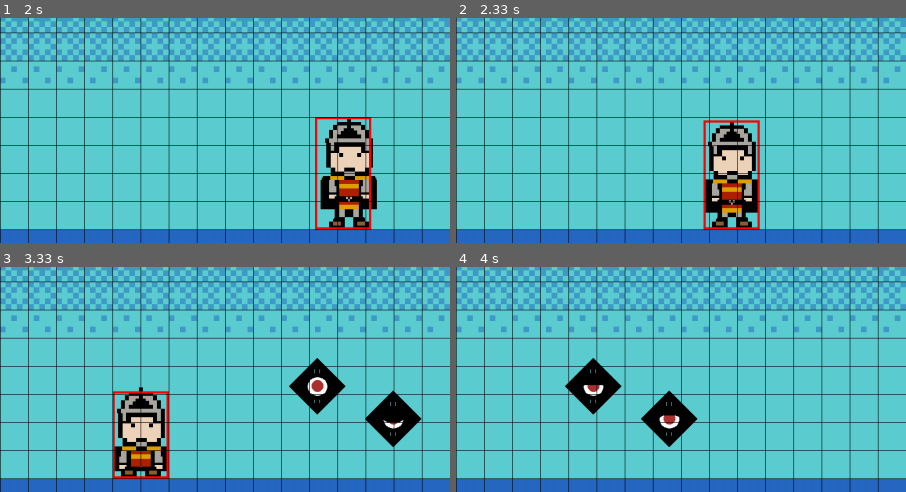
Above: before the commit, frames 1-4 (two rows, left to right).
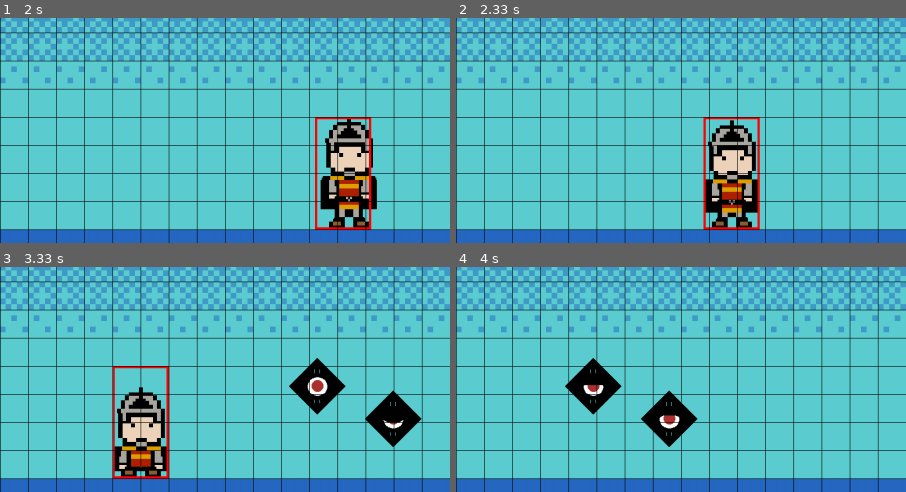
Above: after the commit, the same moments.

Repository: alo40/pygame_pininos
Game: pygame game, started from pininos_main.py
Same seed, same stepped clock (60 frames per second), same inputs: the game is played once before the commit and once after it.
Inputs:
- Up to frame 1 (2 s): tap Space at 0.33 s; hold Right 0.67-1.13 s; hold Right 1.17-1.63 s; hold Left from 1.67 s (still down)
- Up to frame 2 (2.33 s): release Left at 2.2 s; hold Down from 2.23 s (still down)
- Up to frame 3 (3.33 s): release Down at 2.53 s; hold Left 2.57-2.97 s; hold Down from 3 s (still down)
- Up to frame 4 (4 s): release Down at 3.63 s; hold Down from 3.67 s (still down)
The pictures show only the part of the screen within x 0-50%, y 28-78%; the shares and areas given below are measured in that part.

Frame 1 is identical in both runs. In frame 2, 0.3% of the frame differs, in the area x 54-68%, y 44-47%; in frame 3, 0.4%, in the area x 25-38%, y 44-57%; in frame 4, nothing differs.

Commit message:
updated collision detection using mask

Diff:
--- a/pininos_main.py
+++ b/pininos_main.py
@@ -21,7 +21,7 @@
 
 import pygame as pg
 import pandas as pd
-import numpy as np
+# import numpy as np
 import matplotlib.pyplot as plt
 # import time  # using better the pygame time
 import csv
@@ -85,9 +85,10 @@
         self.frames = standing_frames + crouching_frames + jumping_frames
         self.frame_index = 0
 
-        # create image and rect
+        # create image, rect and mask
         self.image = self.frames[self.frame_index]
         self.rect = self.image.get_rect(midbottom=(200, screen_height - ground_height))
+        self.mask = pg.mask.from_surface(self.image)
 
         # save original rect height and bottom (used in rect resize method)
         self.rect_original_height = self.rect.height
@@ -103,8 +104,12 @@
         self.walking()
         self.jumping()
 
+        # update mask
+        self.mask = pg.mask.from_surface(self.image)
+
         # only for testing
         self.draw_boundaries()
+        # self.draw_mask_outline()
 
     def standing(self):
 
@@ -146,8 +151,8 @@
             self.frame_index = int(self.jump_force/self.jump_force_max * 8) + 3
             self.image = self.frames[self.frame_index]
 
-            # crouching animation (dynamic)
-            self.image, self.rect = self.resize_rect()
+            # # crouching animation (dynamic)
+            # self.image, self.rect = self.resize_rect()
 
         elif not self.action == Action.JUMPING:
 
@@ -189,7 +194,17 @@
         rect_y = self.rect.y
         rect_width = self.rect.width
         rect_height = self.rect.height
-        pg.draw.rect(screen, 'Red', pg.Rect(rect_x, rect_y, rect_width, rect_height), 4)
+        pg.draw.rect(screen, 'red', pg.Rect(rect_x, rect_y, rect_width, rect_height), 4)
+
+    # def draw_mask_outline(self):
+    #     olist = self.mask.outline()
+    #     mask_surface = pg.Surface((100, 200), pg.SRCALPHA)
+    #     pg.draw.lines(mask_surface, (200, 150, 150), True, olist)
+    #     # mask = pg.mask.from_surface(self.image)
+    #
+    #     # mask_surface.fill((0, 0, 0, 0))
+    #     # pg.draw.rect(mask_surface, pg.Color('green'), mask.re)
+    #     # mask_surface.blit(self.mask, self.o)
 
     def resize_rect(self):
 
@@ -228,7 +243,7 @@
         elif game_mode == Game.DAY_2:
             self.move_speed = 10
         else:  # default DAY_1
-            self.move_speed = 8
+            self.move_speed = 8  # default 8
 
         # parameter used for the score
         self.hero_dodge = False
@@ -261,6 +276,7 @@
         # create Enemy_x image and rect
         self.image = self.frames[self.frame_index]
         self.rect = self.image.get_rect(bottomright=(rand_position_x, rand_position_y))
+        self.mask = pg.mask.from_surface(self.image)
 
     def update(self):
 
@@ -321,8 +337,8 @@
     pg.display.set_caption('pininos')
 
     # create fonts
-    game_active_font = pg.font.Font('font/Pixeltype.ttf', 50)
-    game_over_font = pg.font.Font('font/Pixeltype.ttf', 200)
+    game_font_small = pg.font.Font('font/Pixeltype.ttf', 50)
+    game_font_big = pg.font.Font('font/Pixeltype.ttf', 200)
 
     # create clock object to control the frame rates
     game_clock = pg.time.Clock()
@@ -419,17 +435,17 @@
             screen.fill(fill_color)
 
             # game over text (big font)
-            game_mode_text = game_over_font.render(text_message, True, text_color)
+            game_mode_text = game_font_big.render(text_message, True, text_color)
             game_mode_rect = game_mode_text.get_rect(center=(screen_width / 2, screen_height / 2))
             screen.blit(game_mode_text, game_mode_rect)
 
             # restart text (small font)
-            game_restart_text = game_active_font.render(f"press ENTER to restart", True, text_color)
+            game_restart_text = game_font_small.render(f"press ENTER to restart", True, text_color)
             game_restart_rect = game_restart_text.get_rect(center=(screen_width / 2, (screen_height / 2) + 100))
             screen.blit(game_restart_text, game_restart_rect)
 
             # print music credit
-            text_screen = game_active_font.render(text_music, False, text_color)
+            text_screen = game_font_small.render(text_music, False, text_color)
             screen.blit(text_screen, (1000, 750))
 
             # Get the state of the keyboard
@@ -479,17 +495,17 @@
             screen.fill(fill_color)
 
             # game over text (big font)
-            game_mode_text = game_over_font.render(text_message, True, text_color)
+            game_mode_text = game_font_big.render(text_message, True, text_color)
             game_mode_rect = game_mode_text.get_rect(center=(screen_width / 2, screen_height / 2))
             screen.blit(game_mode_text, game_mode_rect)
 
             # restart text (small font)
-            game_restart_text = game_active_font.render(f"press SPACE to continue", True, text_color)
+            game_restart_text = game_font_small.render(f"press SPACE to continue", True, text_color)
             game_restart_rect = game_restart_text.get_rect(center=(screen_width / 2, (screen_height / 2) + 100))
             screen.blit(game_restart_text, game_restart_rect)
 
             # print music credit
-            text_screen = game_active_font.render(text_music, False, text_color)
+            text_screen = game_font_small.render(text_music, False, text_color)
             screen.blit(text_screen, (1000, 750))
 
             # restart enemy_01 rectangle list
@@ -532,7 +548,7 @@
                 elif game_mode == Game.DAY_2:
                     pg.time.set_timer(timer_enemy_01_spawn, 800)
                 else:  # default DAY_1
-                    pg.time.set_timer(timer_enemy_01_spawn, 1000)
+                    pg.time.set_timer(timer_enemy_01_spawn, 1000)  # default 1000
 
         #####################################################################################
         # game mode: GAME ACTIVE
@@ -565,7 +581,6 @@
 
             # create horizon surface
             horizon_surf = pg.image.load(f'graphics/horizont_{game_mode.name}.png').convert()
-            horizon_rect = horizon_surf.get_rect(topleft=(0, 0))
 
             # draw background
             screen.blit(horizon_surf, (0, 0))
@@ -580,11 +595,13 @@
 
             # hero collision with enemy_group!
             if pg.sprite.spritecollide(hero.sprite, enemy_group, False):
-                text_collision = game_active_font.render('Enemy collision: GAME OVER!', False, 'Red')
-                screen.blit(text_collision, (600, 50))
-                game_day = game_mode  # save game day
-                game_mode = Game.OVER  # GAME OVER!
-                play_music = True  # to change background music
+                # for enemy in enemy_group:
+                if pg.sprite.spritecollide(hero.sprite, enemy_group, False, pg.sprite.collide_mask):
+                    text_collision = game_font_small.render('Enemy collision: GAME OVER!', False, 'Red')
+                    screen.blit(text_collision, (600, 50))
+                    game_day = game_mode  # save game day
+                    game_mode = Game.OVER  # GAME OVER!
+                    play_music = True  # to change background music
 
             # GAME SCORE  ###################################################################
 
@@ -592,8 +609,8 @@
             # if len(enemy_group) > 0:
             for enemy in enemy_group.sprites():
                 if hero.sprite.rect.bottom < enemy.rect.top \
-                        and enemy.rect.x < hero.sprite.rect.x < enemy.rect.x + 50 \
-                        and not enemy.hero_dodge:
+                and enemy.rect.x < hero.sprite.rect.x < enemy.rect.x + 50 \
+                and not enemy.hero_dodge:
                     game_score += 1
                     enemy.hero_dodge = True  # to avoid more than one score increment
 
@@ -620,32 +637,32 @@
             # TEXT MESSAGES #################################################################
 
             # print hero action on screen
-            text_screen = game_active_font.render(f'Action mode: {hero.sprite.action.name}', False, 'Black')
+            text_screen = game_font_small.render(f'Action mode: {hero.sprite.action.name}', False, 'Black')
             screen.blit(text_screen, (10, 10))
 
             # print jump force list on screen
-            text_screen = game_active_font.render(f'JUMP force: {hero.sprite.jump_force}', False, 'Black')
+            text_screen = game_font_small.render(f'JUMP force: {hero.sprite.jump_force}', False, 'Black')
             screen.blit(text_screen, (10, 50))
 
             # print game score list on screen
-            text_screen = game_active_font.render(f'JUMP timer: {hero.sprite.jump_timer}', False, 'Black')
+            text_screen = game_font_small.render(f'JUMP timer: {hero.sprite.jump_timer}', False, 'Black')
             screen.blit(text_screen, (10, 90))
 
             # print enemy list on screen
-            text_screen = game_active_font.render(f'ENEMY group: {len(enemy_group.sprites())}', False, 'Black')
+            text_screen = game_font_small.render(f'ENEMY group: {len(enemy_group.sprites())}', False, 'Black')
             screen.blit(text_screen, (600, 10))
 
             # print game score on screen
-            text_screen = game_active_font.render(f'Score: {game_score}', False, 'Black')
+            text_screen = game_font_small.render(f'Score: {game_score}', False, 'Black')
             screen.blit(text_screen, (1200, 10))
 
             # print music credit
-            text_screen = game_active_font.render(text_music, False, 'Black')
+            text_screen = game_font_small.render(text_music, False, 'Black')
             screen.blit(text_screen, (1000, 750))
 
             # # print execution time
             frame_time = pg.time.get_ticks() - start_time  # measure the time elapsed since the last frame
-            text_screen = game_active_font.render(f'Total time: {pg.time.get_ticks()} ms', False, 'Black')
+            text_screen = game_font_small.render(f'Total time: {pg.time.get_ticks()} ms', False, 'Black')
             screen.blit(text_screen, (1200, 50))
 
             # PERFORMANCE ###################################################################
